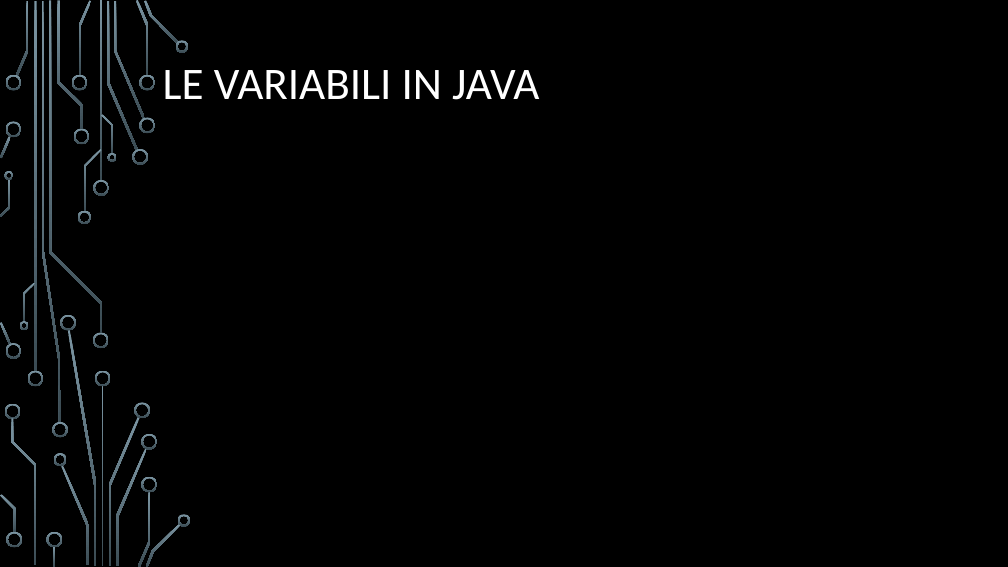
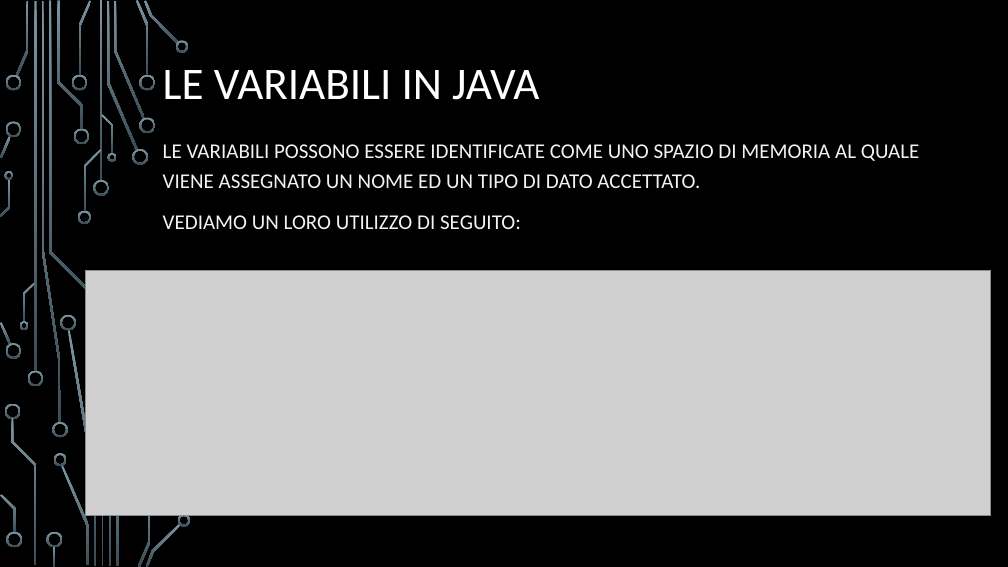
Before and after one commit to Eros-Capo/Corso-Java, a slide deck: slide 104 of Corso Java.pptx (slide 100 before the commit). Drawn at 1008x567 pixels with LibreOffice and Linux fonts; fonts in the diff are those of the drawing; grey boxes stand for pictures; background and template pictures are left out. Boxes give left, top, right and bottom in pixels: in the first picture for what was removed or moved away, otherwise in the second. Text is boxed around its words. In the diff, an @@ line names an element or a change of style, - is before the commit and + after.

Commit message:
Aggiornamento ppt e inserimento link Utili

```diff
--- a/Corso Java.pptx
+++ b/Corso Java.pptx
@@ subtitle added at [163,144,919,229], 20 pt, text #F2F2F2 @@
+LE VARIABILI POSSONO ESSERE IDENTIFICATE COME UNO SPAZIO DI MEMORIA AL QUALE VIENE ASSEGNATO UN NOME ED UN TIPO DI DATO ACCETTATO.
+VEDIAMO UN LORO UTILIZZO DI SEGUITO:
@@ picture added at [85,270,991,516] @@
@@ group removed at [93,333,157,492]: 5 freeform shapes @@
```
Also in this commit, not shown: 18 other slides changed, 6 slides added, 2 slides removed, 1 other file.
